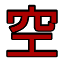
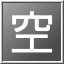
The second 64x64 image is a revision of the first. Changes to its layers:
removed layer "空" over (x1=7, y1=6, x2=57, y2=57)
removed layer "Layer" over (x1=6, y1=4, x2=58, y2=58)
added layer "Pasted Layer #1" above "Pasted Layer" over (x1=0, y1=0, x2=64, y2=64)
added layer "Pasted Layer" over (x1=0, y1=0, x2=64, y2=64)
